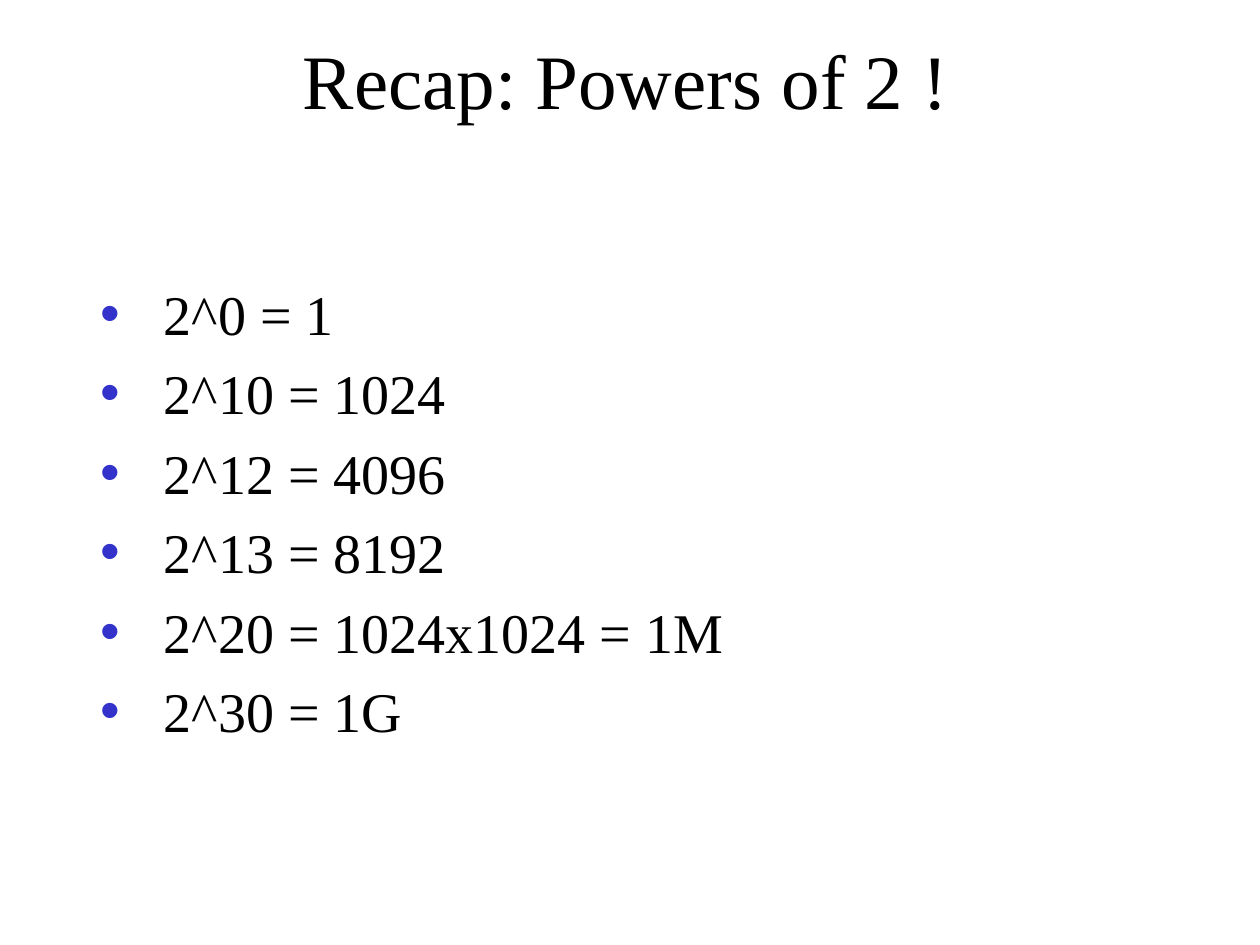
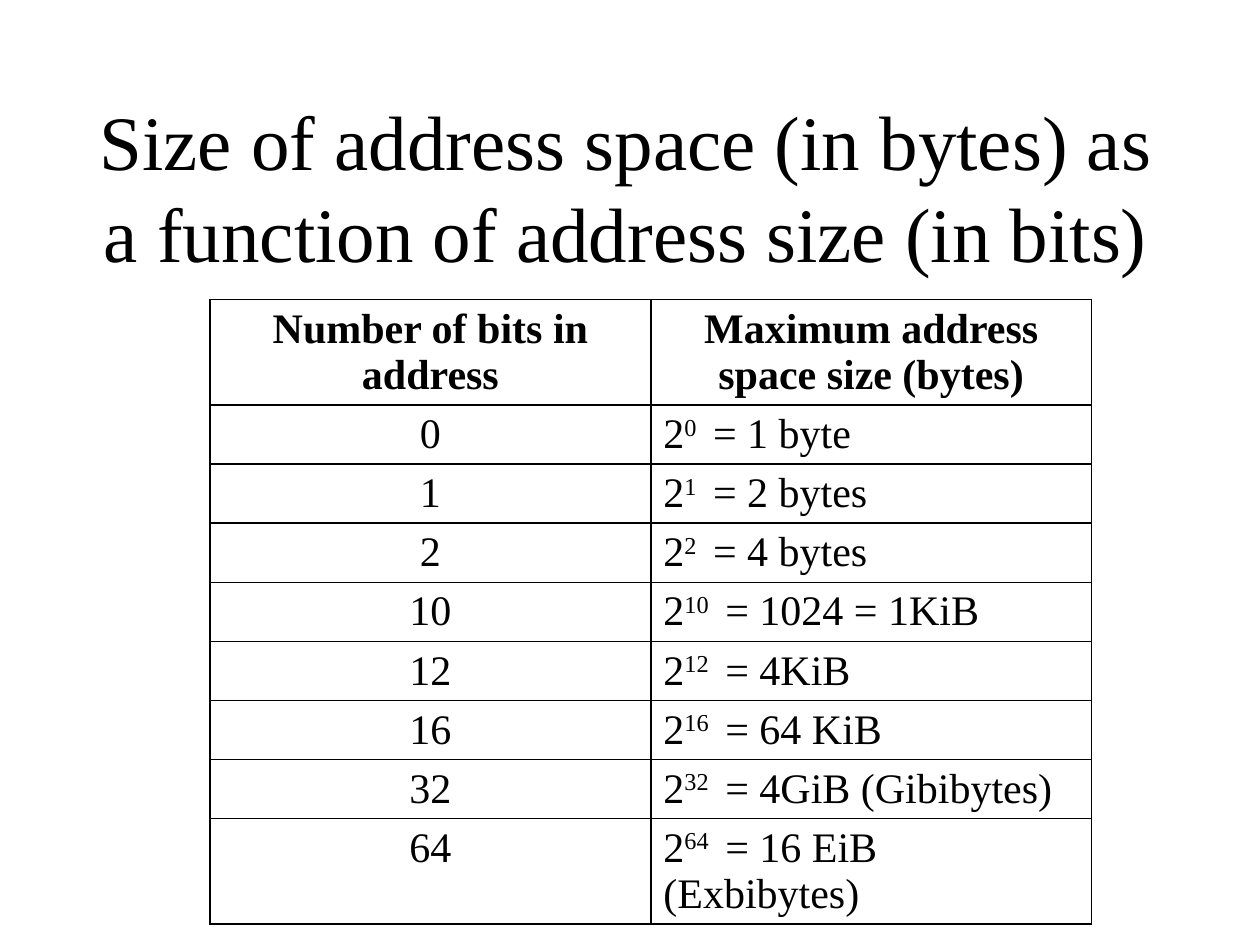
Before and after one commit to oscourse/oscourse.github.io, a slide deck: slide 10 of slides/virtual_memory_intro.pptx. Drawn at 1260x945 pixels with LibreOffice and Linux fonts; fonts in the diff are those of the drawing. Boxes give left, top, right and bottom in pixels: in the first picture for what was removed or moved away, otherwise in the second. Text is boxed around its words. In the diff, an @@ line names an element or a change of style, - is before the commit and + after.

```diff
--- a/slides/virtual_memory_intro.pptx
+++ b/slides/virtual_memory_intro.pptx
@@ title at (x1=100, y1=115, x2=1151, y2=277): text changed @@
-Recap: Powers of 2 !
+Size of address space (in bytes) as a function of address size (in bits)
@@ text removed at (x1=164, y1=297, x2=723, y2=733) @@
-• 2^0 = 1
-• 2^10 = 1024
-• 2^12 = 4096
-• 2^13 = 8192
-• 2^20 = 1024x1024 = 1M
-• 2^30 = 1G
@@ table added at (x1=210, y1=300, x2=1092, y2=921), 9 rows, 2 columns @@
+Number of bits in address | Maximum address space size (bytes)
+0 | 20 = 1 byte
+1 | 21 = 2 bytes
+2 | 22 = 4 bytes
+10 | 210 = 1024 = 1KiB
+12 | 212 = 4KiB
+16 | 216 = 64 KiB
+32 | 232 = 4GiB (Gibibytes)
+64 | 264 = 16 EiB (Exbibytes)
```
Also in this commit, not shown: 1 other slide changed, 1 other file.
